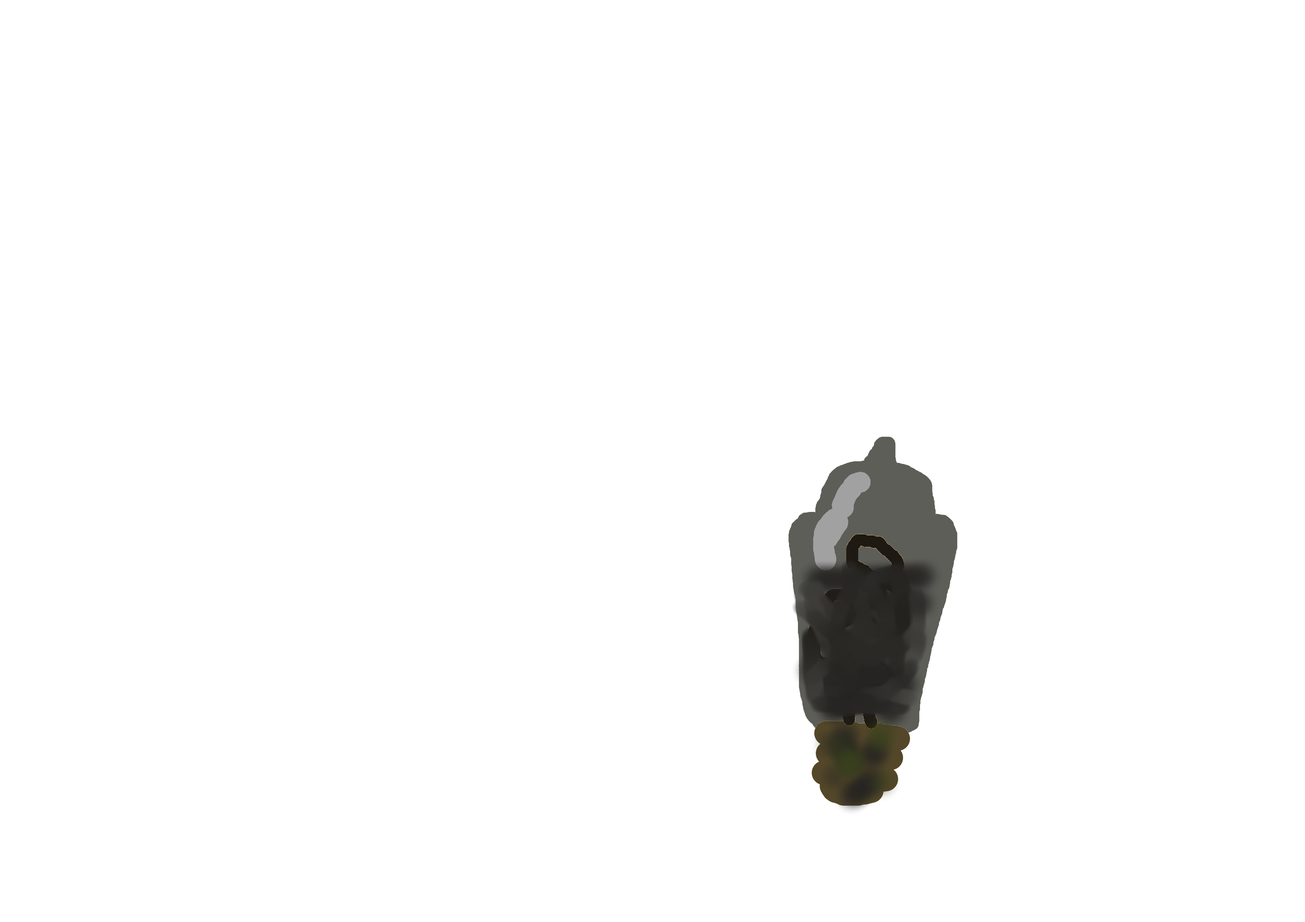
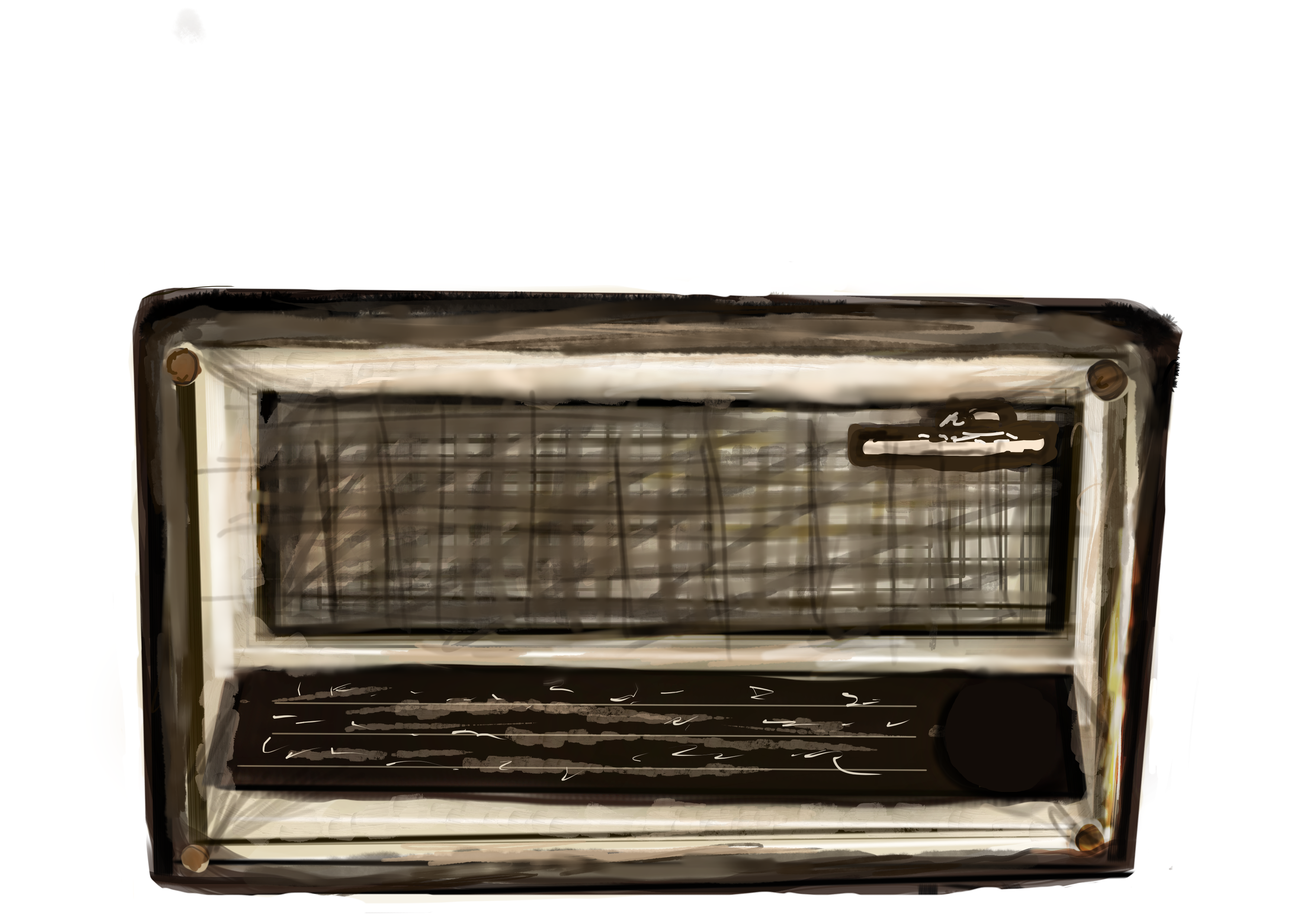
Layered file, before and after one edit (w=1305, h=922). Changes by layer:
hid "bad bulb" over [761, 404, 976, 834]
showed "front", painted on it over [102, 7, 1196, 914]
